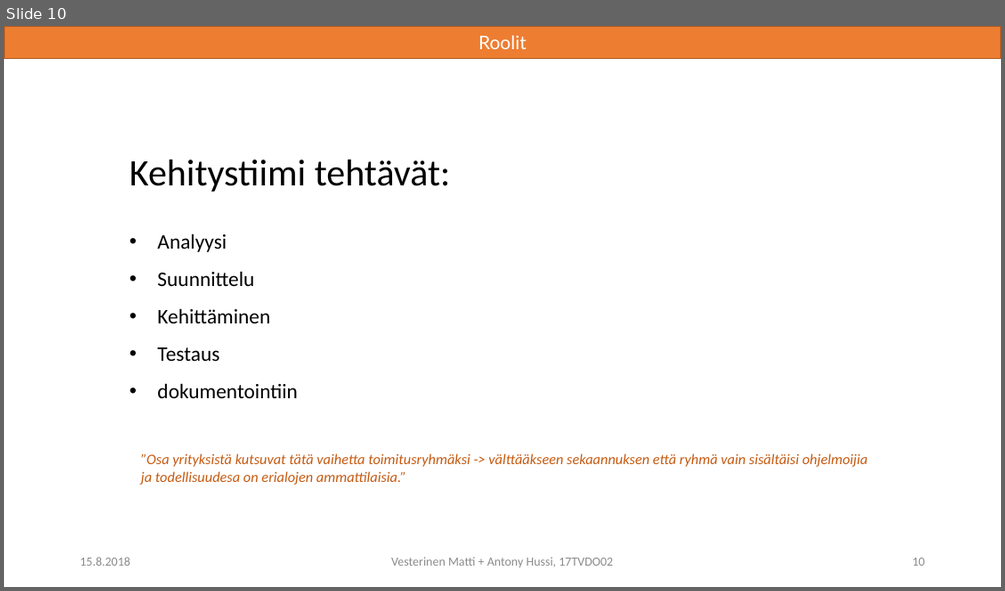
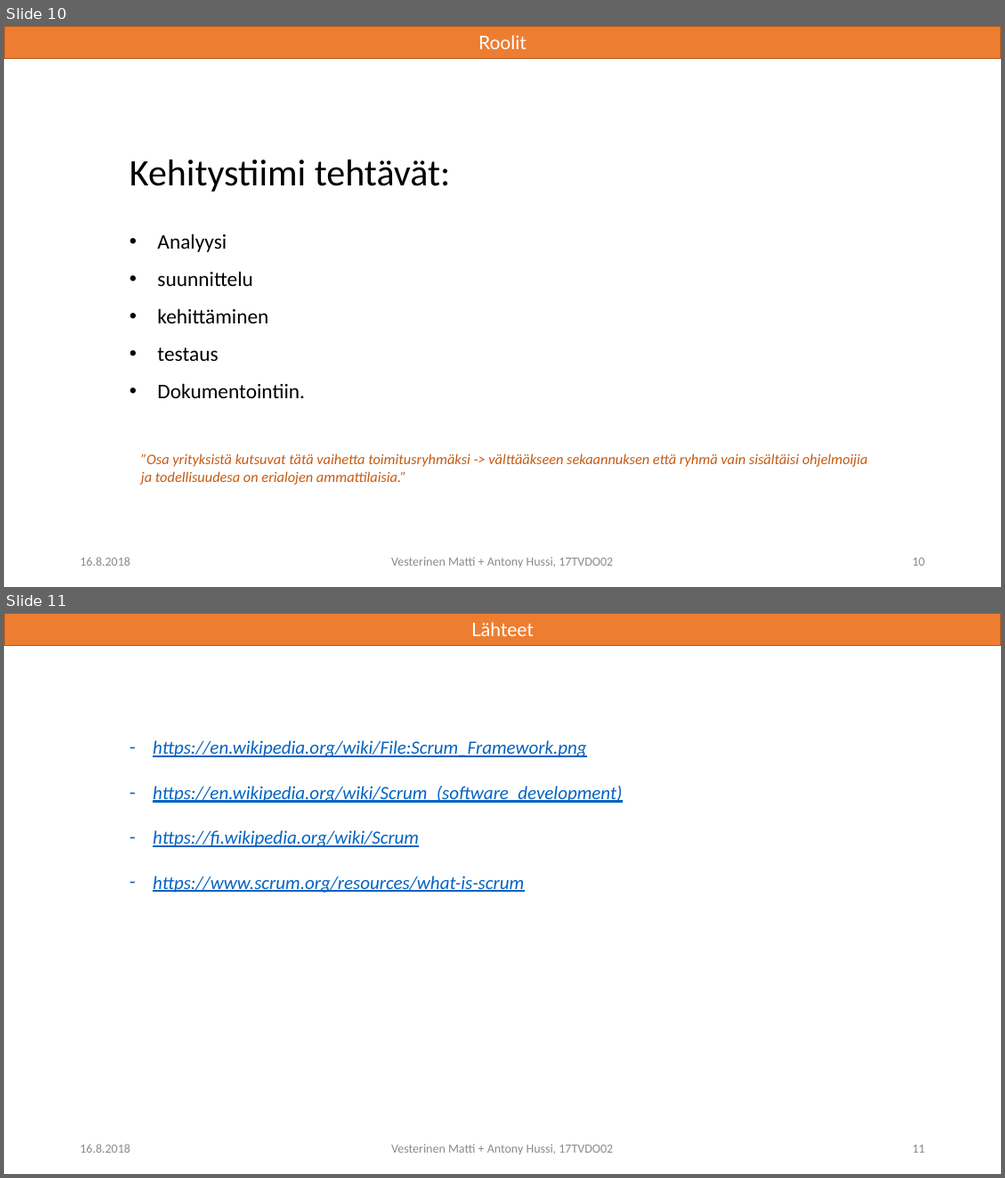
Before and after one commit to unhart/leenankurssi, a slide deck: harj2.pptx. Shown one above the other, each under a label of ours: slide 10 before the commit, slides 10 and 11 after it. The pictures are 1005x591 and 1005x1178 pixels, drawn with LibreOffice and Linux fonts; fonts in the diff are those of the drawing. Boxes give left, top, right and bottom in pixels: in the first picture for what was removed or moved away, otherwise in the second. Text is boxed around its words. In the diff, an @@ line names an element or a change of style, - is before the commit and + after.

```diff
--- a/harj2.pptx
+++ b/harj2.pptx
@@ slide 11 added at box(4, 613, 1001, 1174), background #FFFFFF @@
@@ rectangle added at box(4, 613, 1001, 646), fill #ED7D31, outline #AF5C24 1 pt, 18 pt, text #FFFFFF @@
+Lähteet
@@ text added at box(153, 740, 622, 892), 18 pt, text #0563C1, italic, underline @@
+– https://en.wikipedia.org/wiki/File:Scrum_Framework.png
+– https://en.wikipedia.org/wiki/Scrum_(software_development)
+– https://fi.wikipedia.org/wiki/Scrum
+– https://www.scrum.org/resources/what-is-scrum
@@ text added at box(80, 1143, 130, 1152), 12 pt, text #8C8C8C @@
+16.8.2018
@@ text added at box(391, 1143, 613, 1154), 12 pt, text #8C8C8C @@
+Vesterinen Matti + Antony Hussi, 17TVDO02
@@ page number added at box(912, 1144, 924, 1152), 12 pt, text #8C8C8C @@
+11
@@ slide 10 changed as well @@
@@ text at box(157, 271, 305, 398): text changed @@
-• Suunnittelu
-• Kehittäminen
-• Testaus
-• dokumentointiin
+• suunnittelu
+• kehittäminen
+• testaus
+• Dokumentointiin.
```
Also in this commit, not shown: 9 other slides changed, 1 other file.
